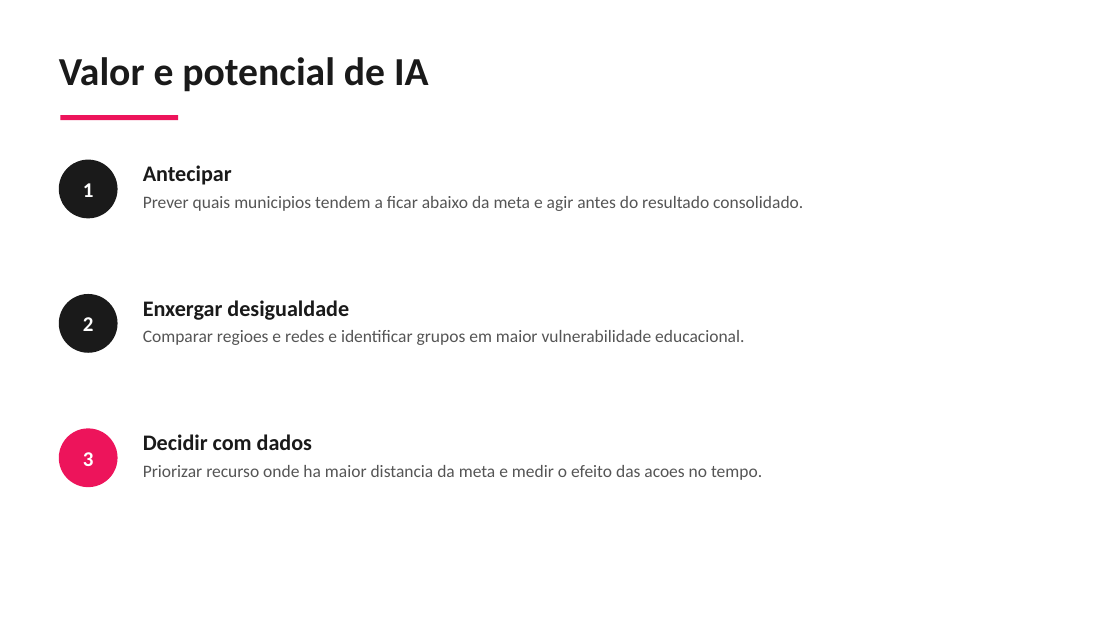
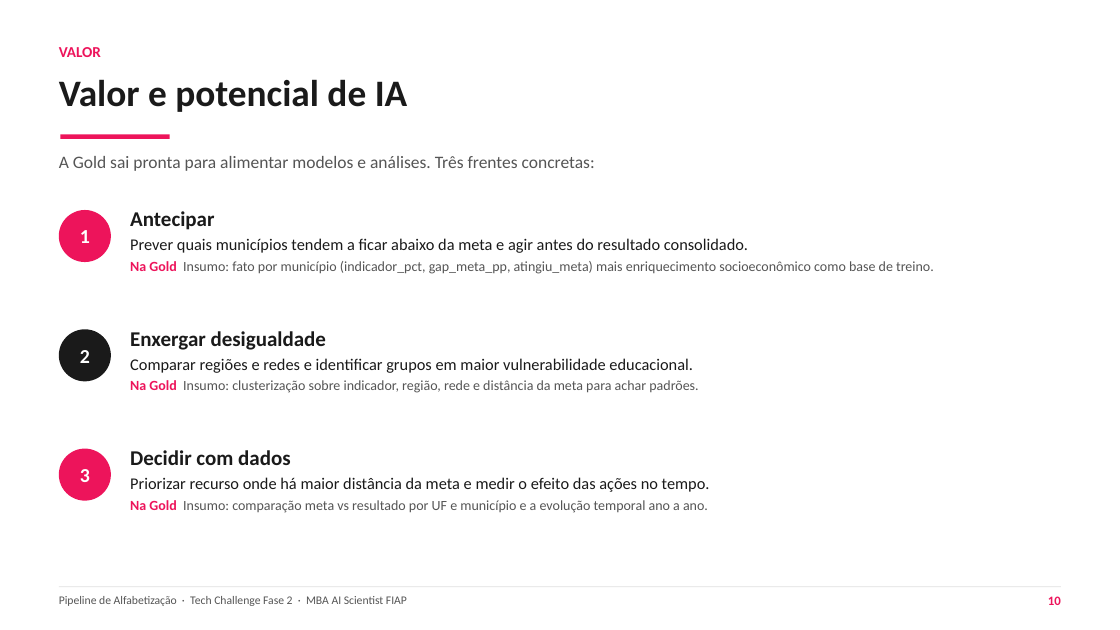
Before and after one commit to guillecosme/fiap-ai-scientist-tech-challenge-fase-02, a slide deck: slide 10 of reports/slides/pipeline_alfabetizacao_fase2.pptx. Drawn at 1120x630 pixels with LibreOffice and Linux fonts; fonts in the diff are those of the drawing. Boxes give left, top, right and bottom in pixels: in the first picture for what was removed or moved away, otherwise in the second. Text is boxed around its words. In the diff, an @@ line names an element or a change of style, - is before the commit and + after.

Commit message:
deck no formato da fase 1 com capa e rm, icones aws, tabela de tradeoffs e acentuacao

```diff
--- a/reports/slides/pipeline_alfabetizacao_fase2.pptx
+++ b/reports/slides/pipeline_alfabetizacao_fase2.pptx
@@ text added at [59, 47, 101, 57], 13 pt, text #ED145B, bold @@
+VALOR
@@ text "Valor e potencial de IA": place and size @@
-text "Valor e potencial de IA" at [59, 57, 429, 92]
+text "Valor e potencial de IA" at [59, 79, 408, 112]
@@ text "Valor e potencial de IA" at [59, 79, 408, 112]: size 34 to 32 pt @@
@@ rectangle: place and size @@
-rectangle at [60, 115, 178, 120]
+rectangle at [60, 134, 170, 139]
@@ text added at [59, 156, 595, 171], 15 pt, text #555555 @@
+A Gold sai pronta para alimentar modelos e análises. Três frentes concretas:
@@ text "Antecipar": place and size @@
-text "Antecipar" at [143, 165, 803, 211]
+text "Antecipar" at [130, 211, 934, 274]
@@ ellipse "1": place and size @@
-ellipse "1" at [59, 160, 118, 218]
+ellipse "1" at [59, 210, 111, 262]
@@ ellipse "1" at [59, 210, 111, 262]: size 18 to 17 pt; fill #1A1A1A to #ED145B @@
@@ text at [130, 238, 934, 274]: text changed; size 15 to 12 pt @@
-Prever quais municipios tendem a ficar abaixo da meta e agir antes do resultado consolidado.
+Prever quais municípios tendem a ficar abaixo da meta e agir antes do resultado consolidado.
+Na Gold Insumo: fato por município (indicador_pct, gap_meta_pp, atingiu_meta) mais enriquecimento socioeconômico como base de treino.
@@ text at [130, 211, 214, 230]: size 19 to 18 pt in "Antecipar"; less space between paragraphs @@
@@ ellipse "2" at [59, 329, 111, 381]: size 18 to 17 pt @@
@@ ellipse "2": place and size @@
-ellipse "2" at [59, 294, 118, 353]
+ellipse "2" at [59, 329, 111, 381]
@@ text "Enxergar desigualdade": place and size @@
-text "Enxergar desigualdade" at [143, 300, 744, 345]
+text "Enxergar desigualdade" at [130, 331, 698, 393]
@@ text at [130, 358, 698, 393]: text changed; size 15 to 12 pt @@
-Comparar regioes e redes e identificar grupos em maior vulnerabilidade educacional.
+Comparar regiões e redes e identificar grupos em maior vulnerabilidade educacional.
+Na Gold Insumo: clusterização sobre indicador, região, rede e distância da meta para achar padrões.
@@ text at [130, 331, 326, 350]: size 19 to 18 pt in "Enxergar desigualdade"; less space between paragraphs @@
@@ ellipse "3": place and size @@
-ellipse "3" at [59, 429, 118, 487]
+ellipse "3" at [59, 449, 111, 501]
@@ ellipse "3" at [59, 449, 111, 501]: size 18 to 17 pt @@
@@ text "Decidir com dados": place and size @@
-text "Decidir com dados" at [143, 434, 762, 480]
+text "Decidir com dados" at [130, 450, 710, 513]
@@ text at [130, 477, 710, 513]: text changed; size 15 to 12 pt @@
-Priorizar recurso onde ha maior distancia da meta e medir o efeito das acoes no tempo.
+Priorizar recurso onde há maior distância da meta e medir o efeito das ações no tempo.
+Na Gold Insumo: comparação meta vs resultado por UF e município e a evolução temporal ano a ano.
@@ text at [130, 450, 291, 465]: size 19 to 18 pt in "Decidir com dados"; less space between paragraphs @@
@@ rectangle added at [59, 586, 1061, 587], fill #E0E0E0 @@
@@ text added at [59, 596, 407, 606], 10 pt, text #555555 @@
+Pipeline de Alfabetização · Tech Challenge Fase 2 · MBA AI Scientist FIAP
@@ text added at [1048, 596, 1061, 605], 11 pt, text #ED145B, bold @@
+10
```
Also in this commit, not shown: 5 other slides changed, 5 slides added, 5 slides removed.
